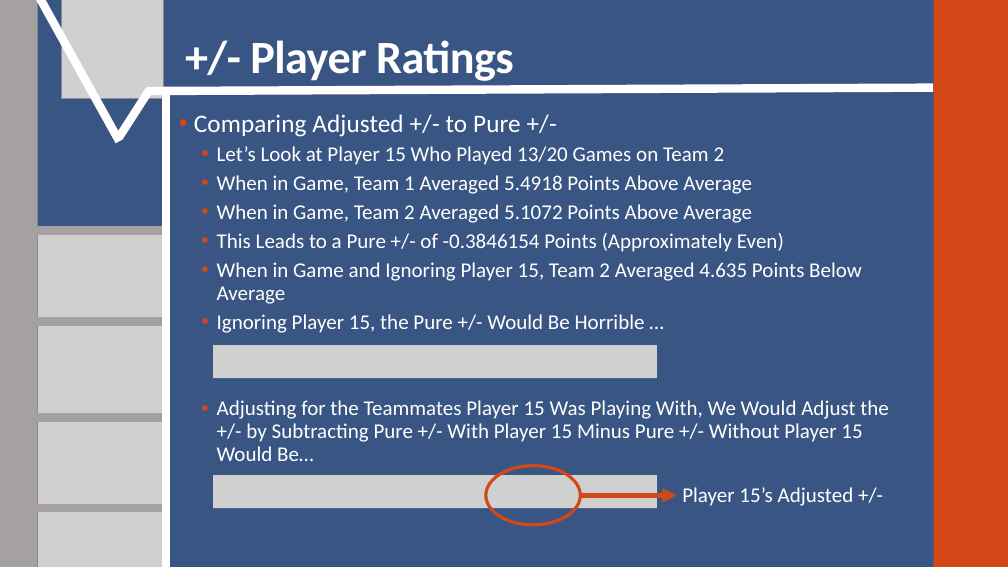
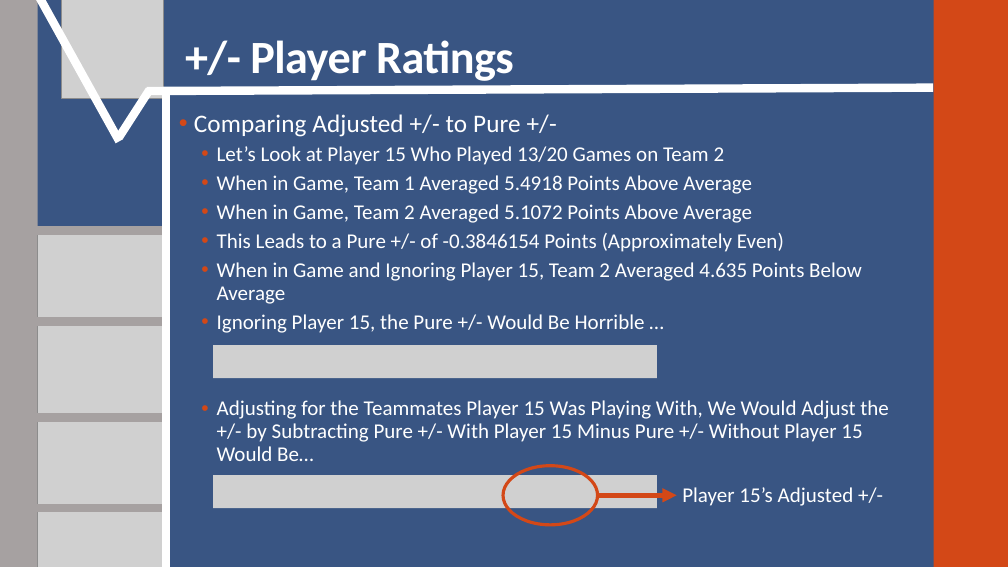
Before and after one commit to SuperMarioGiacomazzo/STOR390_WEBSITE, a slide deck: slide 10 of Slides/Basketball 2/Basketball_2_Lecture.pptx. Drawn at 1008x567 pixels with LibreOffice and Linux fonts; fonts in the diff are those of the drawing; grey boxes stand for pictures. Boxes give left, top, right and bottom in pixels: in the first picture for what was removed or moved away, otherwise in the second. Text is boxed around its words. In the diff, an @@ line names an element or a change of style, - is before the commit and + after.

```diff
--- a/Slides/Basketball 2/Basketball_2_Lecture.pptx
+++ b/Slides/Basketball 2/Basketball_2_Lecture.pptx
@@ ellipse moved from (x1=486, y1=466, x2=581, y2=525) to (x1=503, y1=466, x2=597, y2=525) @@
@@ arrow moved from (581, 495) - (677, 495) to (597, 495) - (677, 495) @@
```
Also in this commit, not shown: 6 other files.
